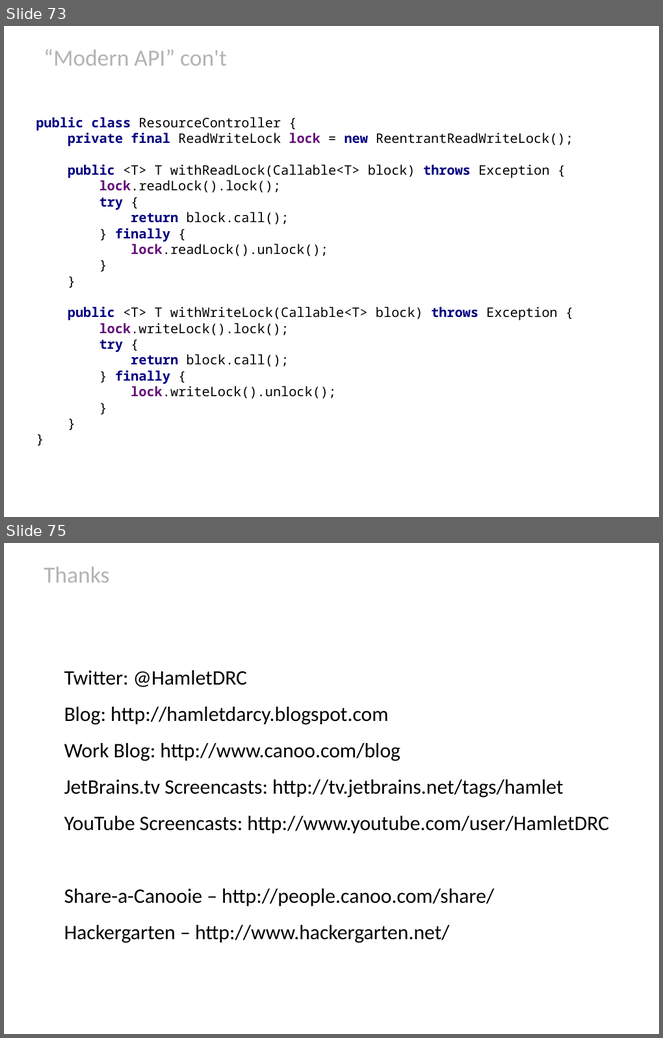
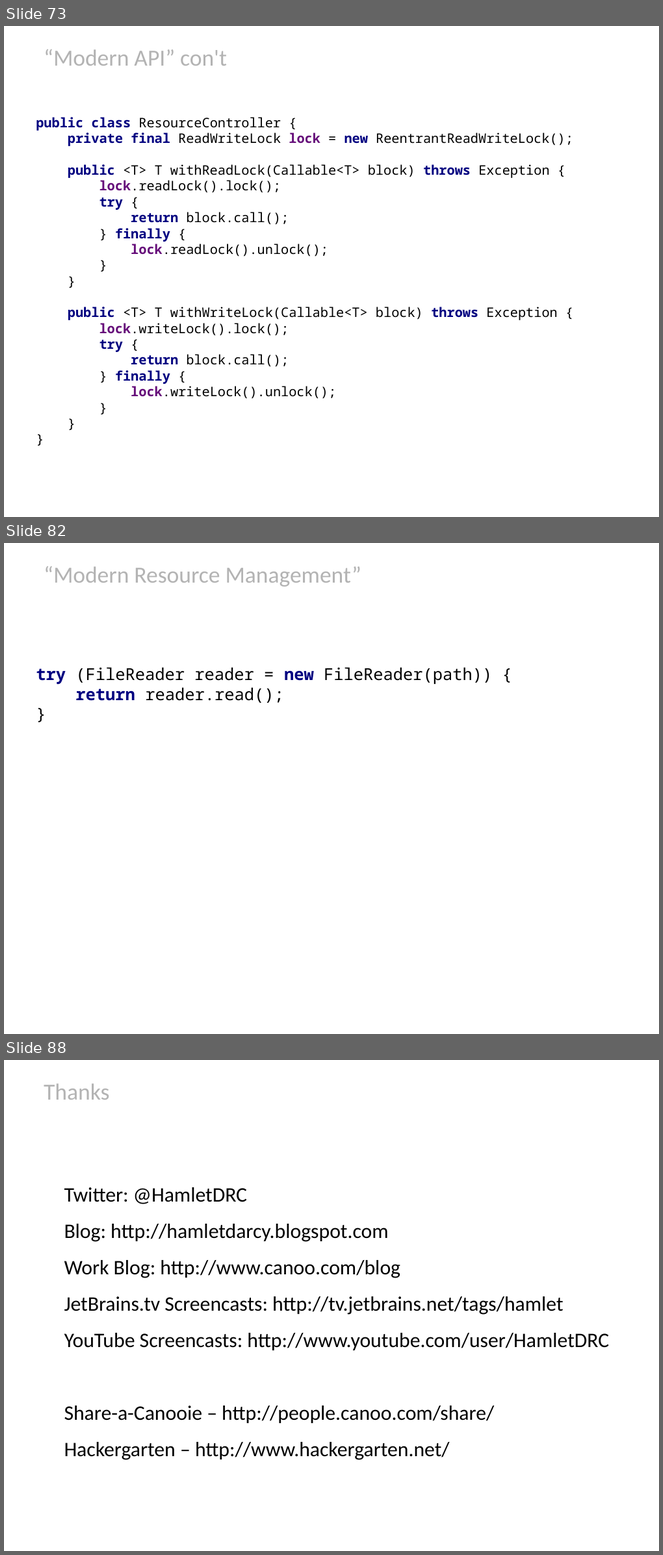
Before and after one commit to HamletDRC/presentations, a slide deck: javaboilerplatebusters/BoilerPlateBusters_Confess.odp. Shown one above the other, each under a label of ours: slides 73 and 75 before the commit, slides 73, 82 and 88 after it; the slides between them are not shown. The pictures are 663x1038 and 663x1555 pixels, drawn with LibreOffice and Linux fonts; fonts in the diff are those of the drawing; background and template pictures are left out. Boxes give left, top, right and bottom in pixels: in the first picture for what was removed or moved away, otherwise in the second. Text is boxed around its words. In the diff, an @@ line names an element or a change of style, - is before the commit and + after.

```diff
--- a/javaboilerplatebusters/BoilerPlateBusters_Confess.odp
+++ b/javaboilerplatebusters/BoilerPlateBusters_Confess.odp
@@ slide 82 added at box(4, 543, 659, 1034), background picture (left out) @@
@@ title added at box(44, 566, 362, 587), 28 pt, text #B3B3B3 @@
+“Modern Resource Management”
@@ subtitle added at box(36, 667, 492, 703), 20 pt, text #000000 @@
+try (FileReader reader = new FileReader(path)) {
+return reader.read();
+}
@@ what was slide 75 is now slide 88 @@
```
Also in this commit, not shown: 1 slide changed, 13 other slides added, 1 slide removed, 11 other files.
